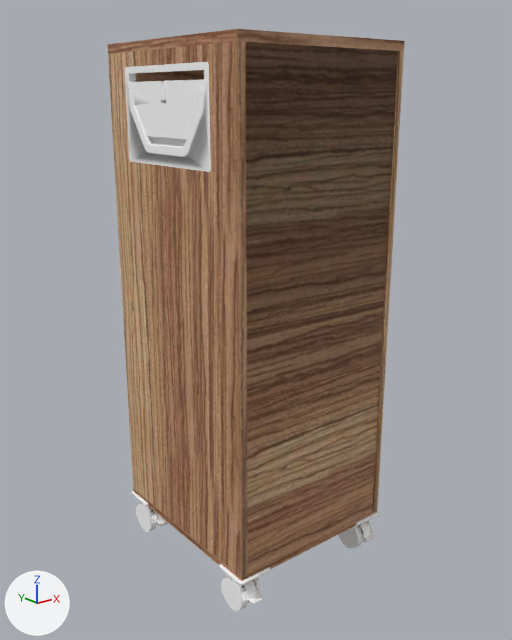
Before and after pictures for a commit that changed the FBX model Assets/Meshes/Flexline/personal_cabinet_41_2_open_finala.fbx.
Camera for both pictures: a 50 mm lens placed at (-1.537, 0.614, 1.069), pointed at (-0.577, 1.814, 0.589). Arrows for +X, +Y and +Z are at lower left; the lights stay in place. Where no turn or scale is listed for an object, it has been applied to the vertices. Vertices at the same position are counted once.

Names of what the first picture shows: 'drewno_mesh', 'plastik_mesh'.
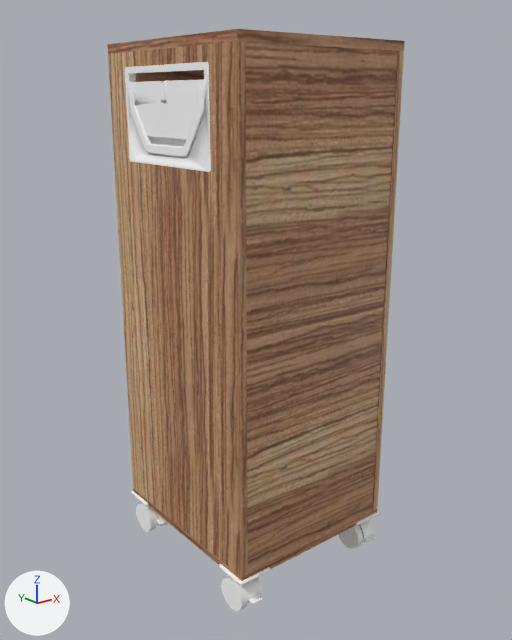
Changed parts and their boxes (x1, y1, x2, y2) in the pictures (512 x 640 px):
part 1 of me_mesh, shading changed: (107, 29, 405, 581) in both
part 2 of me_mesh_003, built on: after (354, 520, 374, 546)
part 3 of me_mesh_003, built on: after (226, 576, 262, 610)
part 4 of me_mesh_003, built on: after (140, 503, 168, 531)

What changed in the scene script:
```text
Change me_mesh:
    where me_mesh.from_pydata(...)  # 120 vertices, 232 faces; spans x -0.786..-0.374, y 1.6..2.05, z 0.11..1.176
    used by ob_drewno_mesh; location = (0.0, 0.0, 0.0)
    me_mesh part 1: edges marked sharp go from 177 to 344
Change me_mesh_003:
    used by ob_plastik_mesh; location = (0.0, 0.0, 0.0)
    remove me_mesh_003.from_pydata(...)  # 3202 vertices, 6926 faces; spans x -0.792..-0.368, y 1.584..2.056, z 0.023..1.129
    add me_mesh_003.from_pydata(...)  # 3709 vertices, 4214 faces; spans x -0.792..-0.368, y 1.584..2.056, z 0.023..1.129
    me_mesh_003 part 2: 1 vertex removed from x -0.404, y 1.64, z 0.125; 128 vertices added at x -0.416..-0.392, y 1.604..1.676, z 0.023..0.095
    me_mesh_003 part 3: 1 vertex removed from x -0.756, y 1.64, z 0.125; 128 vertices added at x -0.768..-0.744, y 1.604..1.676, z 0.023..0.095
    me_mesh_003 part 4: 1 vertex removed from x -0.756, y 2.01, z 0.125; 128 vertices added at x -0.768..-0.744, y 1.974..2.046, z 0.023..0.095
```
